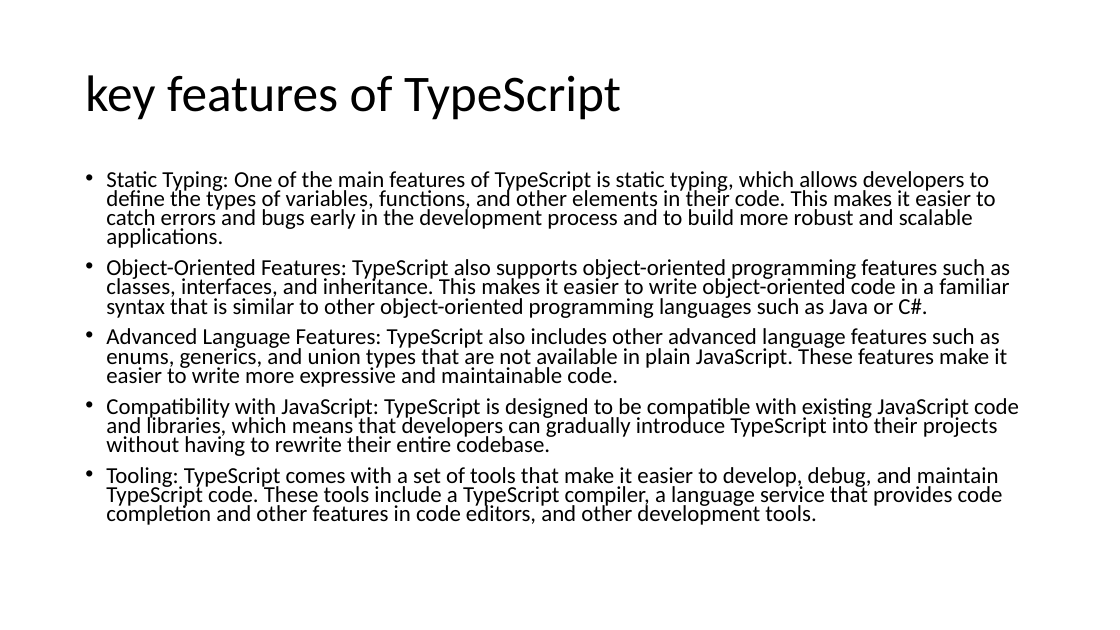
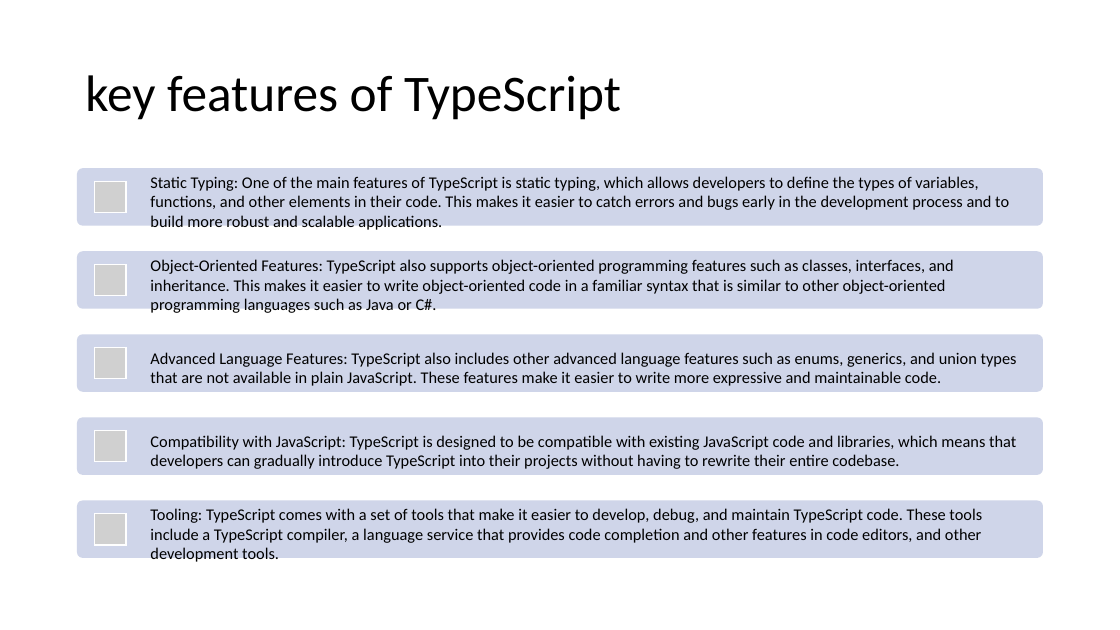
Before and after one commit to 1shaked/full-stack, a slide deck: slide 49 of 13ass/13ass.pptx. Drawn at 1120x630 pixels with LibreOffice and Linux fonts; fonts in the diff are those of the drawing; grey boxes stand for pictures. Boxes give left, top, right and bottom in pixels: in the first picture for what was removed or moved away, otherwise in the second. Text is boxed around its words. In the diff, an @@ line names an element or a change of style, - is before the commit and + after.

```diff
--- a/13ass/13ass.pptx
+++ b/13ass/13ass.pptx
@@ text removed at bbox=[106, 171, 1019, 525] @@
-• Static Typing: One of the main features of TypeScript is static typing, which allows developers to define the types of variables, functions, and other elements in their code. This makes it easier to catch errors and bugs early in the development process and to build more robust and scalable applications.
-• Object-Oriented Features: TypeScript also supports object-oriented programming features such as classes, interfaces, and inheritance. This makes it easier to write object-oriented code in a familiar syntax that is similar to other object-oriented programming languages such as Java or C#.
-• Advanced Language Features: TypeScript also includes other advanced language features such as enums, generics, and union types that are not available in plain JavaScript. These features make it easier to write more expressive and maintainable code.
-• Compatibility with JavaScript: TypeScript is designed to be compatible with existing JavaScript code and libraries, which means that developers can gradually introduce TypeScript into their projects without having to rewrite their entire codebase.
-• Tooling: TypeScript comes with a set of tools that make it easier to develop, debug, and maintain TypeScript code. These tools include a TypeScript compiler, a language service that provides code completion and other features in code editors, and other development tools.
@@ group added at bbox=[77, 168, 1044, 564]: 5 rounded rectangles, 5 pictures, 5 texts @@
+Static Typing: One of the main features of TypeScript is static typing, which allows developers to define the types of variables, functions, and other elements in their code. This makes it easier to catch errors and bugs early in the development process and to build more robust and scalable applications.
+Object-Oriented Features: TypeScript also supports object-oriented programming features such as classes, interfaces, and inheritance. This makes it easier to write object-oriented code in a familiar syntax that is similar to other object-oriented programming languages such as Java or C#.
+Advanced Language Features: TypeScript also includes other advanced language features such as enums, generics, and union types that are not available in plain JavaScript. These features make it easier to write more expressive and maintainable code.
+Compatibility with JavaScript: TypeScript is designed to be compatible with existing JavaScript code and libraries, which means that developers can gradually introduce TypeScript into their projects without having to rewrite their entire codebase.
+Tooling: TypeScript comes with a set of tools that make it easier to develop, debug, and maintain TypeScript code. These tools include a TypeScript compiler, a language service that provides code completion and other features in code editors, and other development tools.
```
Also in this commit, not shown: 3 other slides changed, 31 other files.
